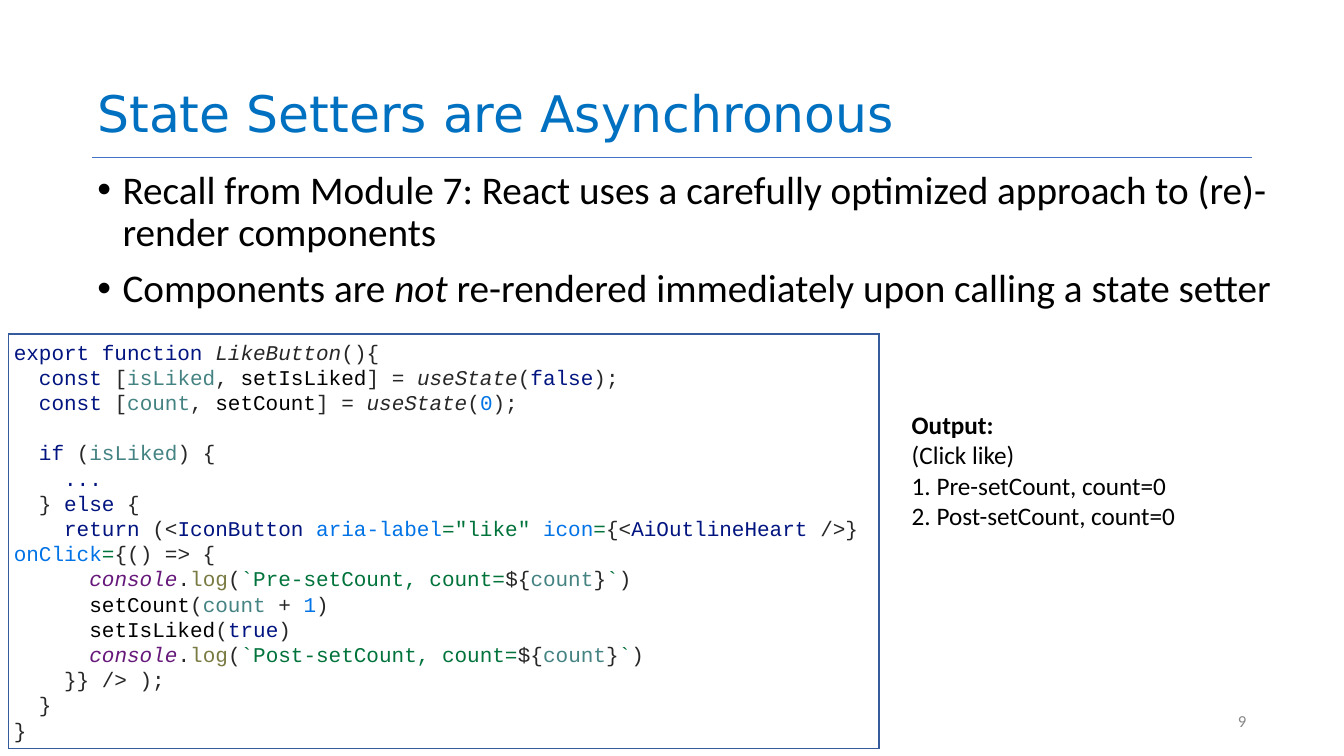
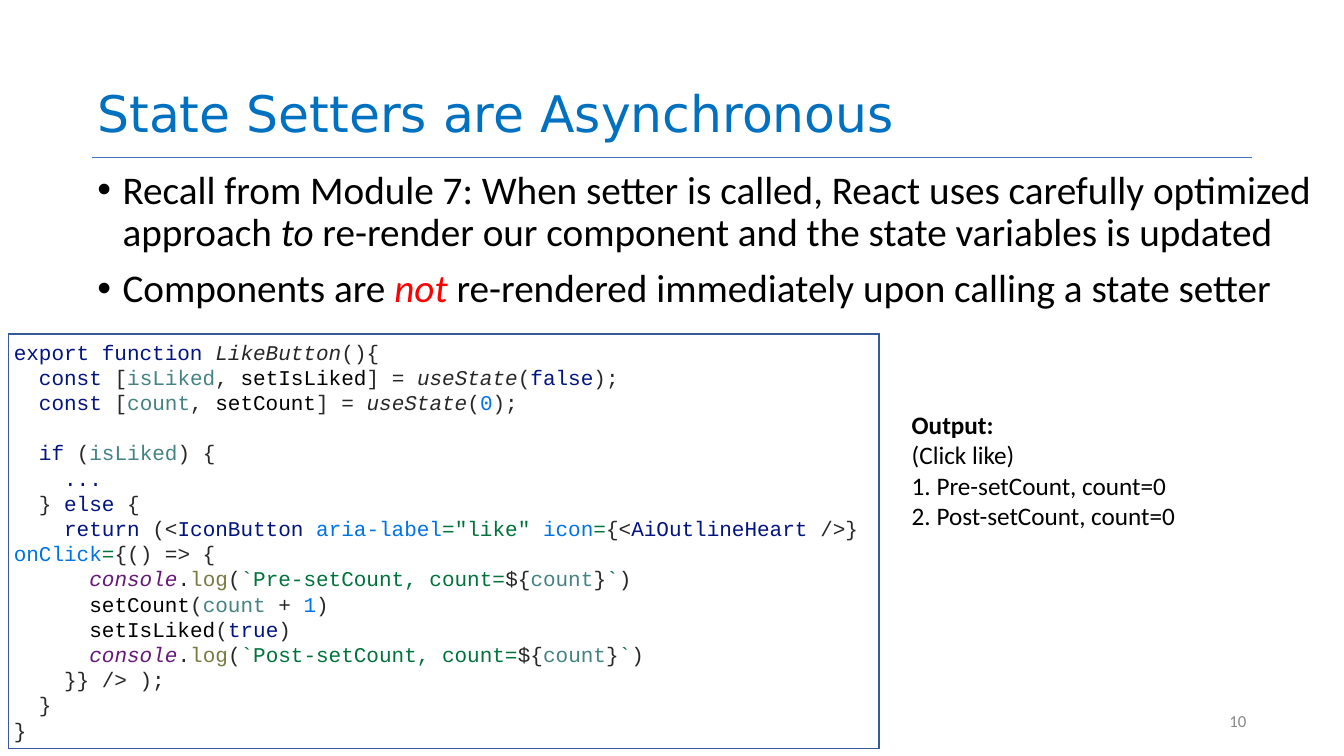
Before and after one commit to neu-se/CS4530-Spring-2023, a slide deck: slide 10 of Slides/Module 08 Patterns of React.pptx (slide 9 before the commit). Drawn at 1344x756 pixels with LibreOffice and Linux fonts; fonts in the diff are those of the drawing. Boxes give left, top, right and bottom in pixels: in the first picture for what was removed or moved away, otherwise in the second. Text is boxed around its words. In the diff, an @@ line names an element or a change of style, - is before the commit and + after.

```diff
--- a/Slides/Module 08 Patterns of React.pptx
+++ b/Slides/Module 08 Patterns of React.pptx
@@ text at bbox=[123, 176, 1311, 253]: text changed @@
-• Recall from Module 7: React uses a carefully optimized approach to (re)-render components
+• Recall from Module 7: When setter is called, React uses carefully optimized approach to re-render our component and the state variables is updated
@@ text at bbox=[123, 274, 1271, 309]: text colour #000000 to #FF0000 in "not" @@
@@ page number at bbox=[1229, 716, 1246, 727]: text changed @@
-9
+10
```
Also in this commit, not shown: 7 other slides changed, 1 slide added, 2 slides removed, 1 other file.
